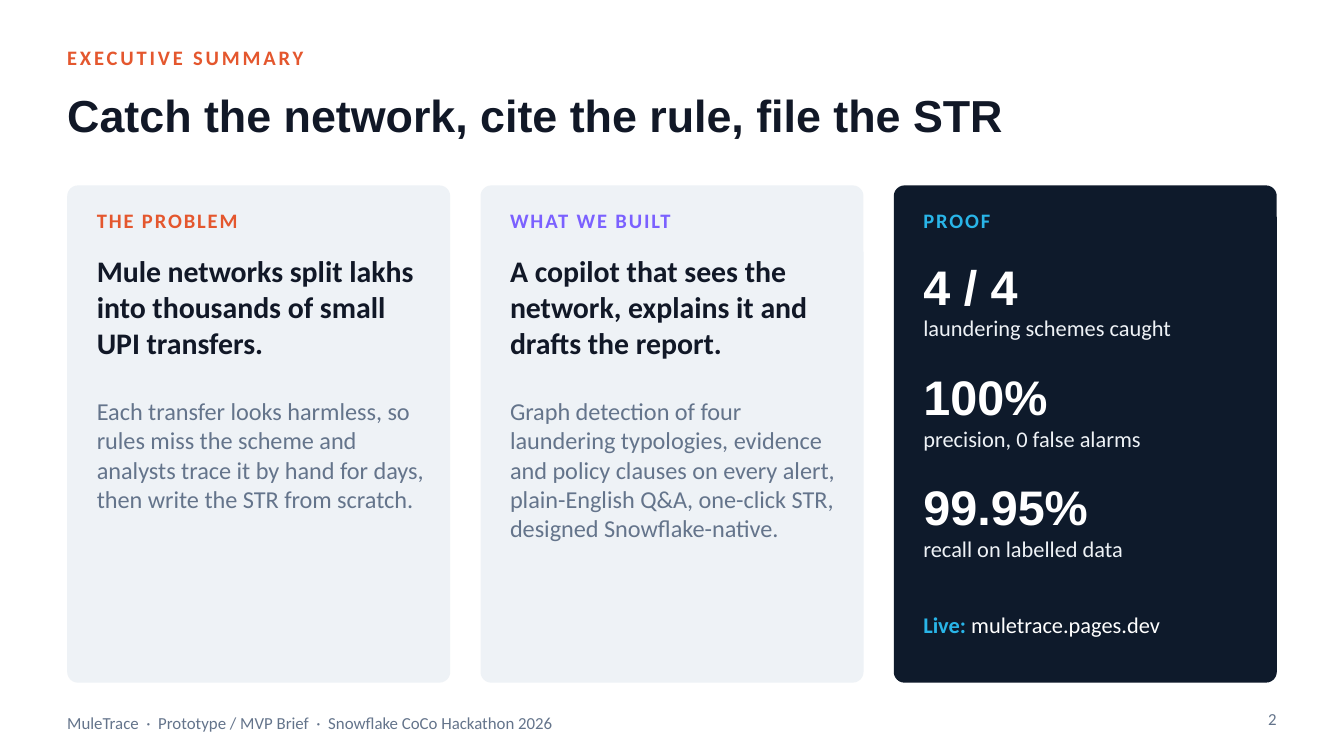
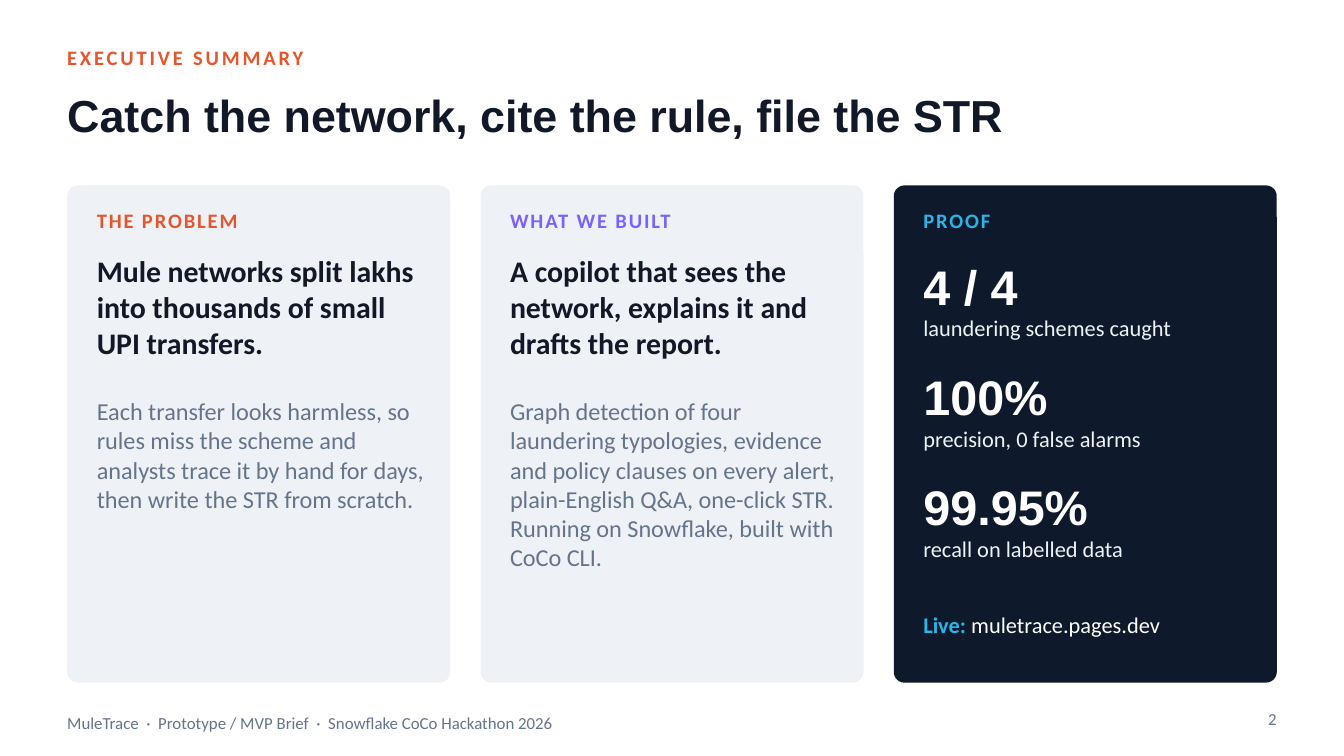
Before and after one commit to SwasthikaDev/SnowflakeCoCoCLI, a slide deck: slide 2 of deck/MuleTrace_MVP_Brief.pptx. Drawn at 1344x756 pixels with LibreOffice and Linux fonts; fonts in the diff are those of the drawing. Boxes give left, top, right and bottom in pixels: in the first picture for what was removed or moved away, otherwise in the second. Text is boxed around its words. In the diff, an @@ line names an element or a change of style, - is before the commit and + after.

```diff
--- a/deck/MuleTrace_MVP_Brief.pptx
+++ b/deck/MuleTrace_MVP_Brief.pptx
@@ text at (510, 403, 835, 566): text changed @@
-Graph detection of four laundering typologies, evidence and policy clauses on every alert, plain-English Q&A, one-click STR, designed Snowflake-native.
+Graph detection of four laundering typologies, evidence and policy clauses on every alert, plain-English Q&A, one-click STR. Running on Snowflake, built with CoCo CLI.
```
Also in this commit, not shown: 4 other slides changed, 10 other files.
